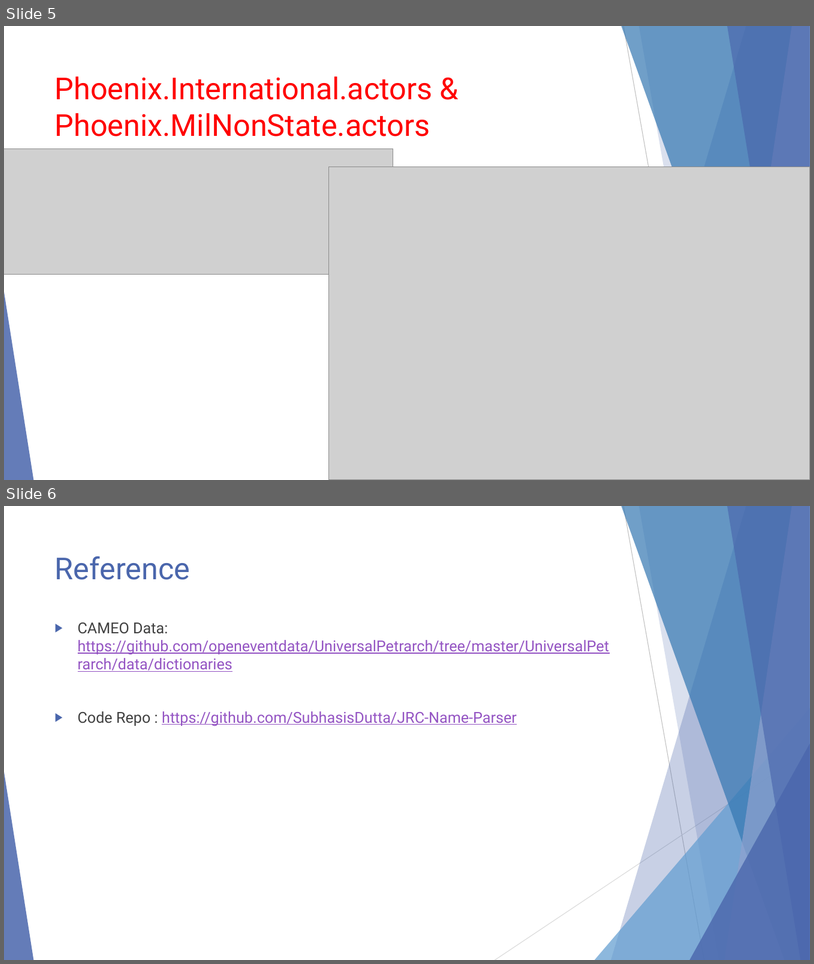
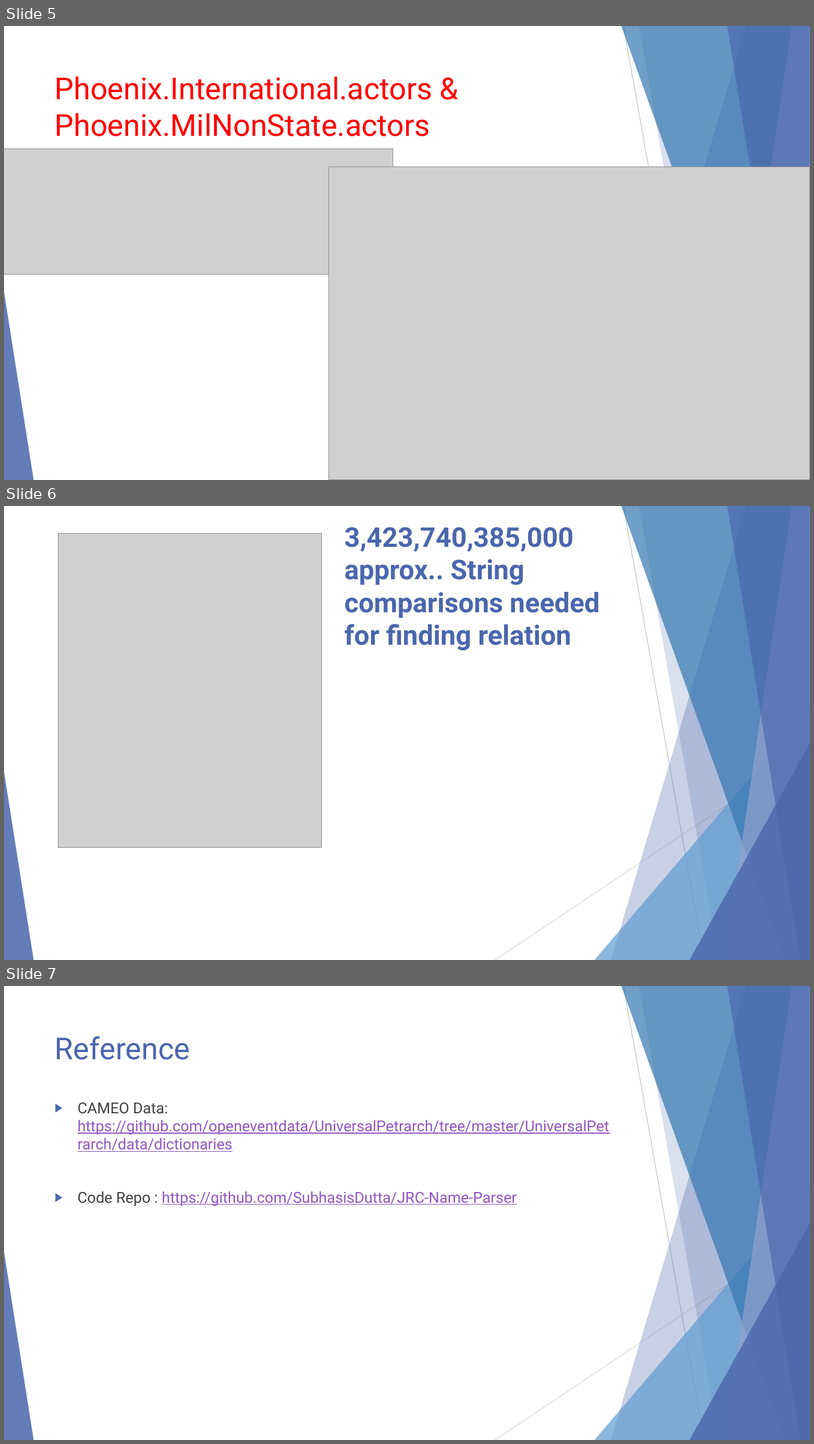
Before and after one commit to SubhasisDutta/CAMEO-JRC-Database, a slide deck: docs/CAMEO Name Paser.pptx. Shown one above the other, each under a label of ours: slides 5 and 6 before the commit, slides 5, 6 and 7 after it. The pictures are 814x964 and 814x1444 pixels, drawn with LibreOffice and Linux fonts; fonts in the diff are those of the drawing; grey boxes stand for pictures. Boxes give left, top, right and bottom in pixels: in the first picture for what was removed or moved away, otherwise in the second. Text is boxed around its words. In the diff, an @@ line names an element or a change of style, - is before the commit and + after.

Commit message:
update docs

```diff
--- a/docs/CAMEO Name Paser.pptx
+++ b/docs/CAMEO Name Paser.pptx
@@ slide 6 added at (4, 506, 810, 960), background #FFFFFF; not listed: 10 template elements that a slide beside it also shows @@
@@ picture added at (59, 533, 321, 847) @@
@@ title added at (345, 527, 600, 651), 32.4 pt, text #4A66AC, bold @@
+3,423,740,385,000 approx.. String comparisons needed for finding relation
@@ what was slide 6 is now slide 7 @@
```
